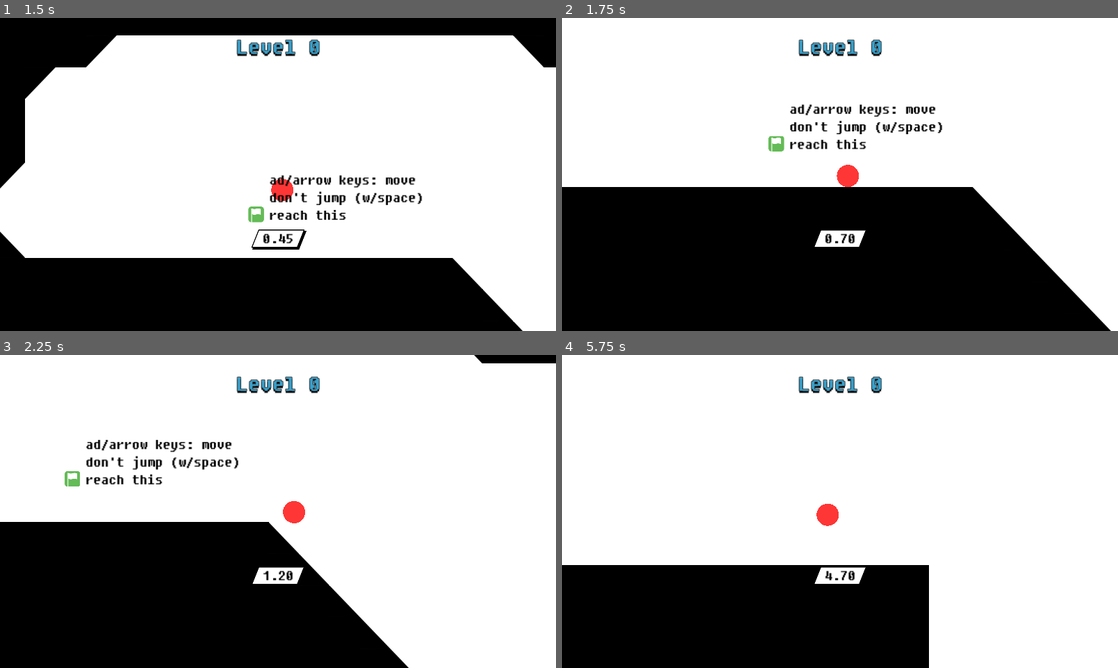
Above: before the commit, frames 1-4 (two rows, left to right).
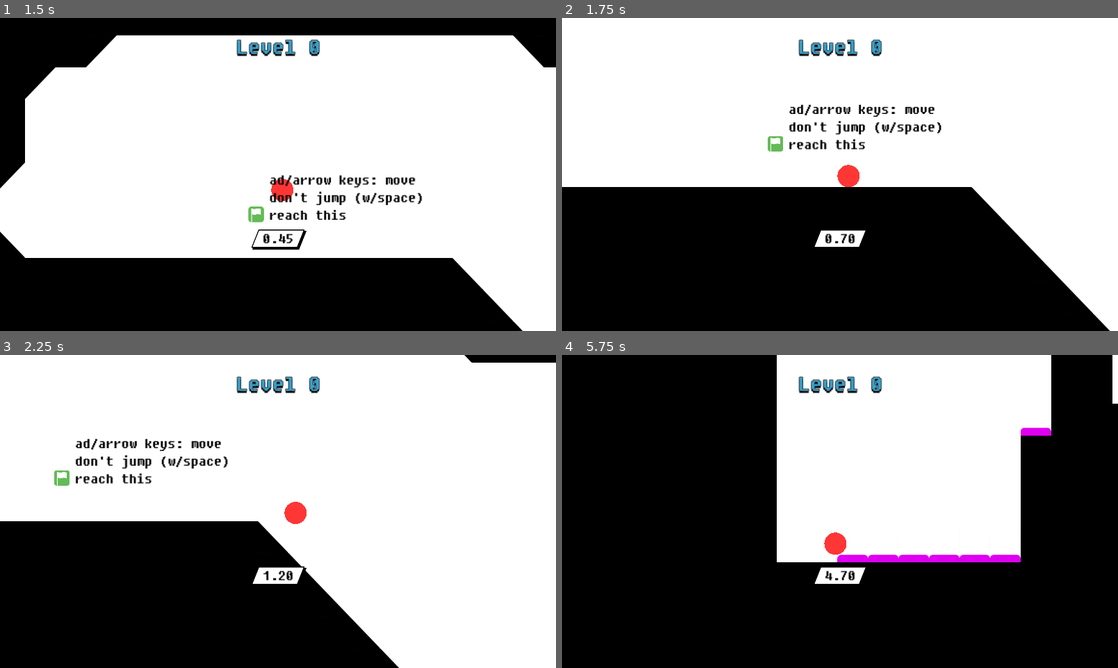
Above: after the commit, the same moments.

Repository: kagamiAL/CALHACKS_2024
Game: Godot game, scene res://scenes/Main/Main.tscn
Same seed, same stepped clock (60 frames per second), same inputs: the game is played once before the commit and once after it.
Inputs:
- Up to frame 1 (1.5 s): click "Play" at 0.5 s; tap Enter (ui_accept) at 1.25 s; hold Right (ui_right) from 1.28 s (still down)
- Up to frame 2 (1.75 s): keep holding Right (ui_right); tap Enter (ui_accept) at 1.52 s
- Up to frame 3 (2.25 s): keep holding Right (ui_right)
- Up to frame 4 (5.75 s): tap Enter (ui_accept) at 2.27, 3.77, 4.52, 5.27 s; release Right (ui_right) at 2.78 s; hold Left (ui_left) 2.78-3.53 s; hold Right (ui_right) 3.53-5.03 s; hold Left (ui_left) from 5.03 s (still down)

Frame 1 is identical in both runs. In frame 2, 1.4% of the frame differs, in the area x 37-99%, y 27-100%; in frame 3, 2.8%; in frame 4, 49%, in the area x 0-100%, y 0-100%.

Commit message:
Update Player.tscn

Diff:
--- a/scenes/Player/Player.tscn
+++ b/scenes/Player/Player.tscn
@@ -8,6 +8,10 @@
 [ext_resource type="AudioStream" uid="uid://c5dxdavfddbrp" path="res://res/audio/death1.ogg" id="7_khthc"]
 [ext_resource type="AudioStream" uid="uid://7opin6amejv4" path="res://res/audio/roll_loop.ogg" id="8_bn5x6"]
 [ext_resource type="Script" path="res://scenes/Player/Sprite.gd" id="18_wu17r"]
+
+[sub_resource type="PhysicsMaterial" id="PhysicsMaterial_pk2sw"]
+friction = 0.6
+bounce = 0.05
 
 [sub_resource type="ShaderMaterial" id="ShaderMaterial_ju427"]
 shader = ExtResource("2_qwpdh")
@@ -125,6 +129,7 @@
 fill_from = Vector2(1, 1)
 
 [node name="Player" type="RigidBody2D" groups=["player"]]
+physics_material_override = SubResource("PhysicsMaterial_pk2sw")
 continuous_cd = 2
 max_contacts_reported = 3
 contact_monitor = true
Not shown: 1 places in scenes/Player/Player.tscn that only renumber resources
